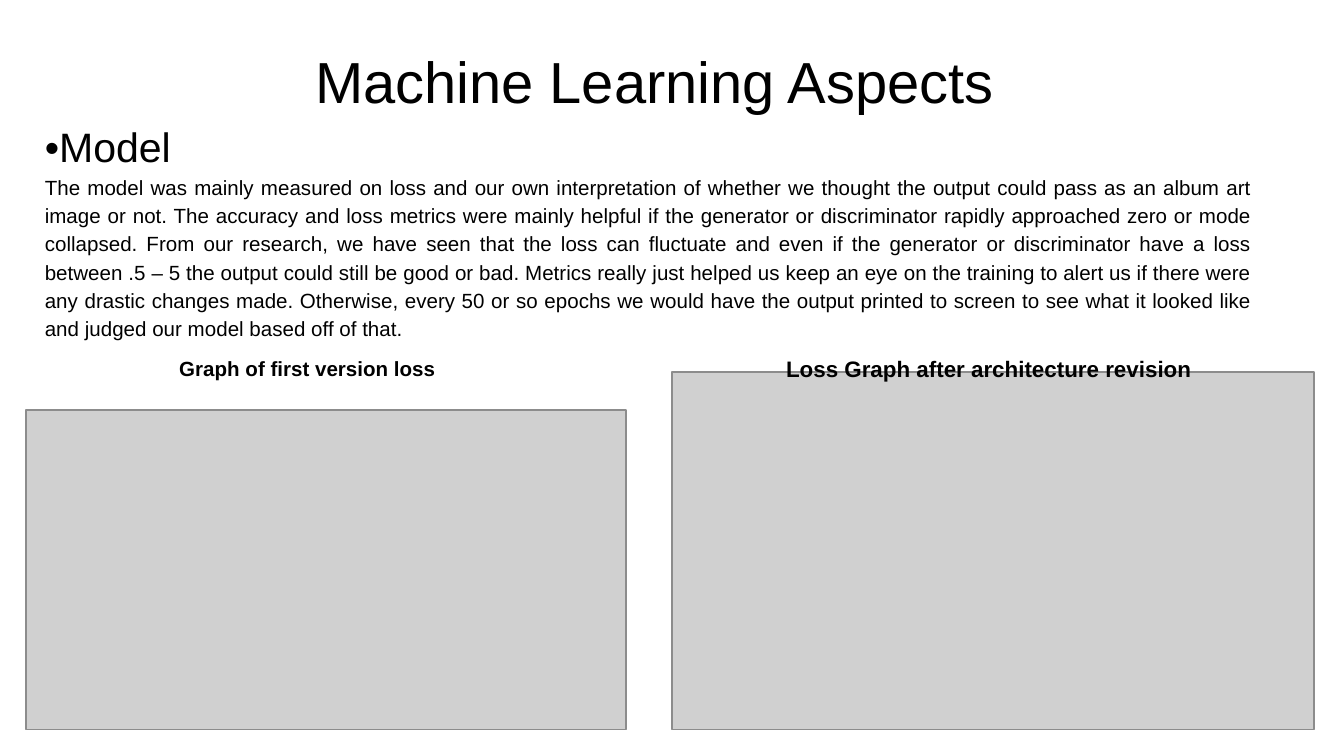
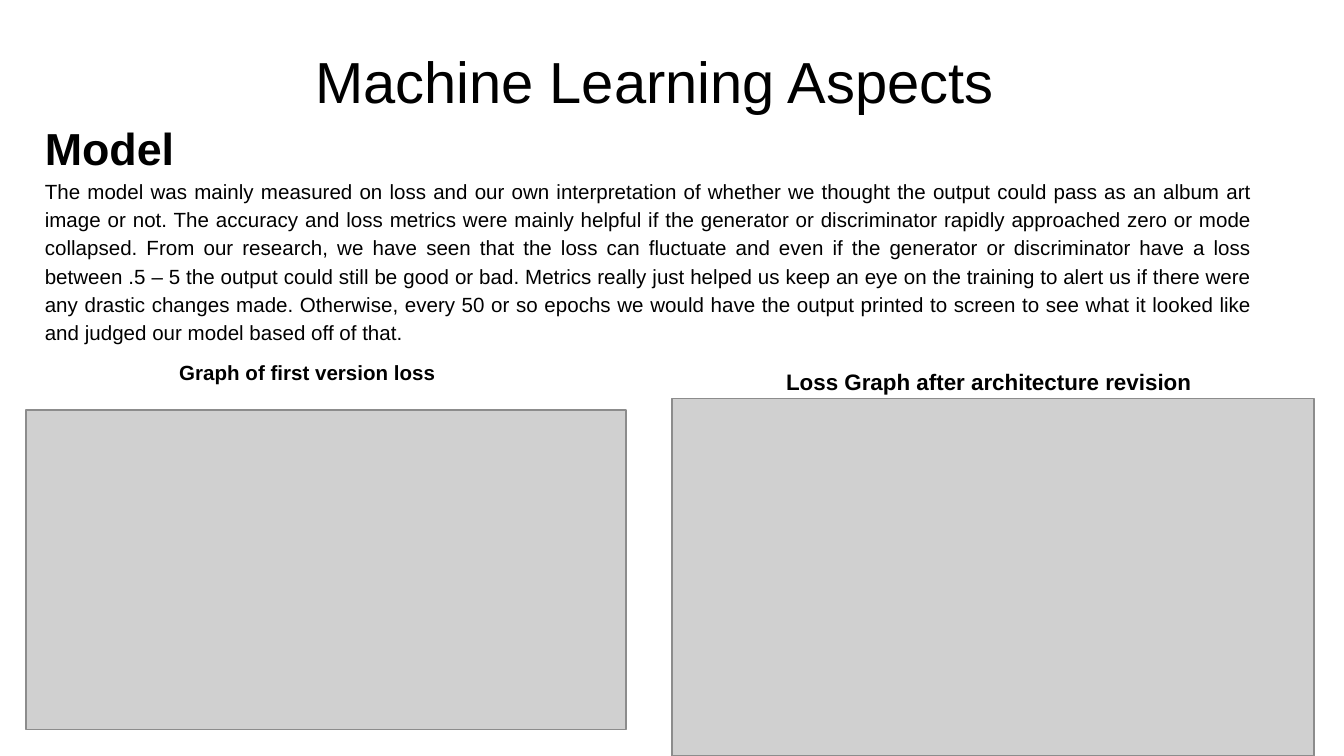
Before and after one commit to mmcdermott011/GAAAN, a slide deck: slide 6 of images/Final Presentation.pptx (slide 7 before the commit). Drawn at 1344x756 pixels with LibreOffice and Linux fonts; fonts in the diff are those of the drawing; grey boxes stand for pictures. Boxes give left, top, right and bottom in pixels: in the first picture for what was removed or moved away, otherwise in the second. Text is boxed around its words. In the diff, an @@ line names an element or a change of style, - is before the commit and + after.

```diff
--- a/images/Final Presentation.pptx
+++ b/images/Final Presentation.pptx
@@ text at <box>45,132,174,166</box>: text changed; size 22 to 24 pt; bold on @@
-•Model
+Model
@@ text "Loss Graph after architecture revision": place and size @@
-text "Loss Graph after architecture revision" at <box>786,359,1191,382</box>
+text "Loss Graph after architecture revision" at <box>786,373,1191,395</box>
@@ picture: place and size @@
-picture at <box>672,372,1314,730</box>
+picture at <box>672,399,1314,756</box>
```
Also in this commit, not shown: 12 other slides changed, 7 slides added, 3 slides removed, 13 other files.
